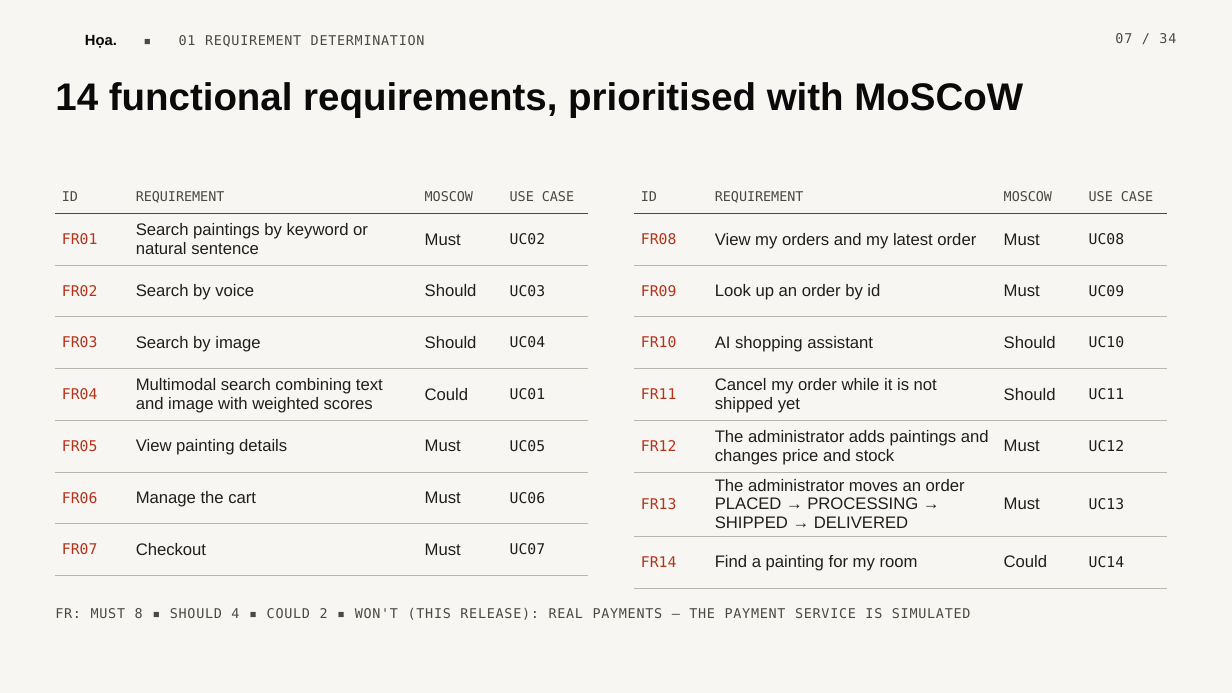
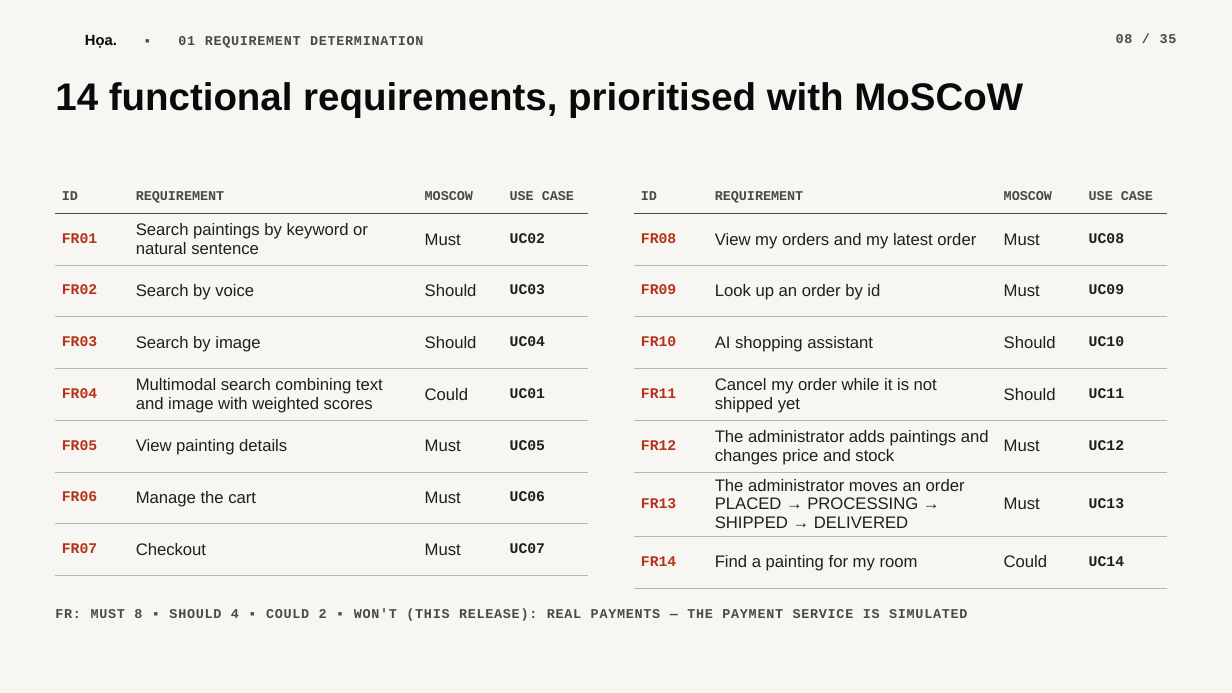
Before and after one commit to scalliontor/Hoa, a slide deck: slide 8 of slides/thuyettrinh_Hoa.pptx (slide 7 before the commit). Drawn at 1232x693 pixels with LibreOffice and Linux fonts; fonts in the diff are those of the drawing; background and template pictures are left out. Boxes give left, top, right and bottom in pixels: in the first picture for what was removed or moved away, otherwise in the second. Text is boxed around its words. In the diff, an @@ line names an element or a change of style, - is before the commit and + after.

```diff
--- a/slides/thuyettrinh_Hoa.pptx
+++ b/slides/thuyettrinh_Hoa.pptx
@@ text "Họa. ▪ 01 REQUIREMENT DETERMINATION" at [85, 35, 423, 48]: font DejaVu Sans Mono to Courier New, bold on in "▪ 01 REQUIREMENT DETERMINATION" @@
@@ text at [1116, 34, 1177, 43]: text changed; font DejaVu Sans Mono to Courier New; bold on @@
-07 / 34
+08 / 35
@@ table at [55, 180, 589, 576] @@
@@ font DejaVu Sans Mono to Courier New, bold on in "ID", "REQUIREMENT", "MOSCOW", "USE CASE" and 14 more places @@
@@ table at [635, 180, 1168, 576] @@
@@ font DejaVu Sans Mono to Courier New, bold on in "ID", "REQUIREMENT", "MOSCOW", "USE CASE" and 14 more places @@
@@ text "FR: MUST 8 ▪ SHOULD ..." at [55, 608, 967, 621]: font DejaVu Sans Mono to Courier New, bold on @@
```
Also in this commit, not shown: 33 other slides changed, 1 slide added, 9 other files.
